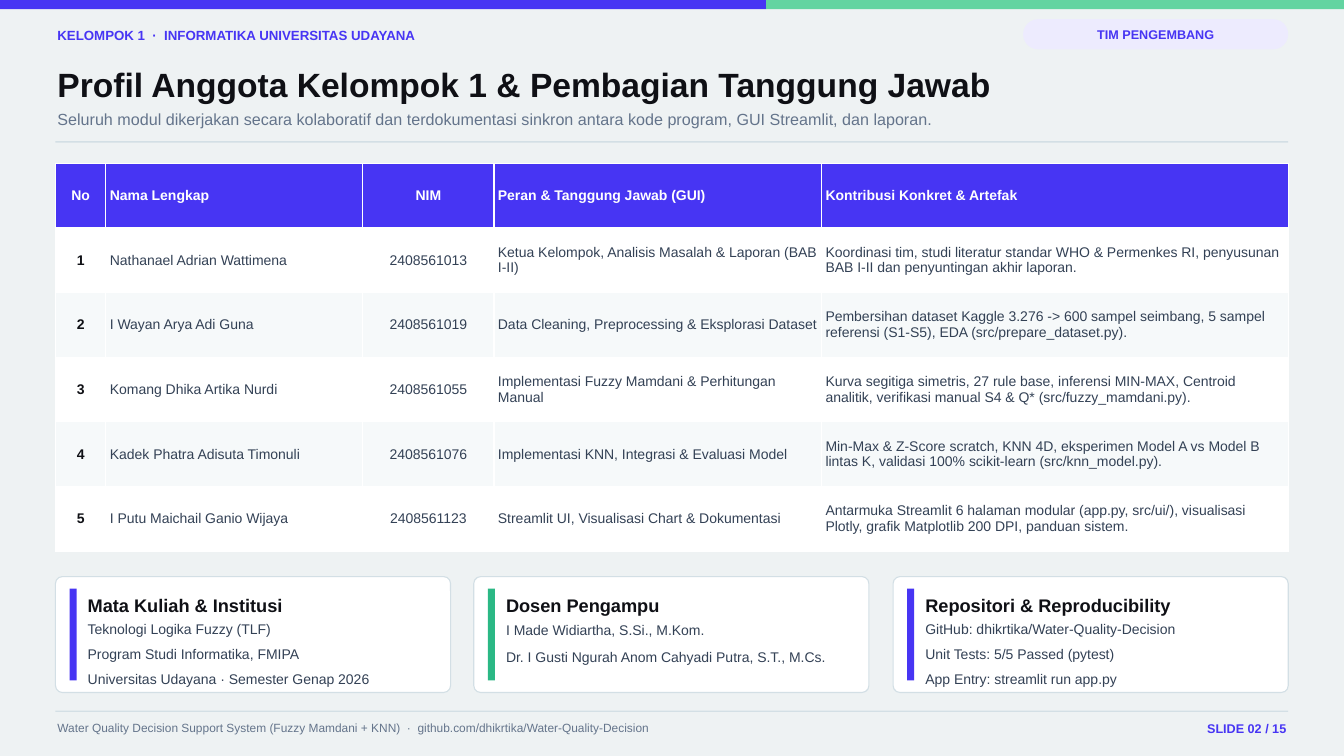
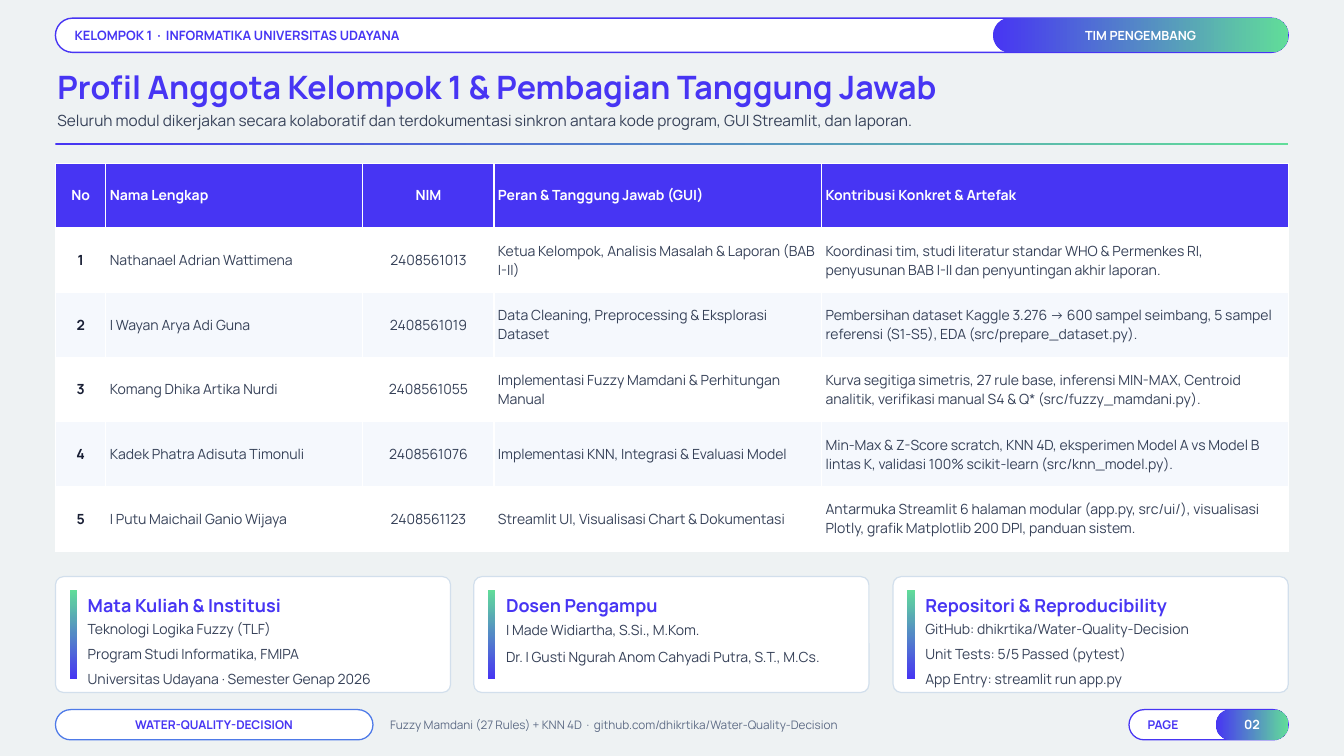
Before and after one commit to Niel-1/Water-Quality-Decision, a slide deck: slide 2 of docs/Presentasi_Final_Project_TLF_Kelompok_1.pptx. Drawn at 1344x756 pixels with LibreOffice and Linux fonts; fonts in the diff are those of the drawing; background and template pictures are left out. Boxes give left, top, right and bottom in pixels: in the first picture for what was removed or moved away, otherwise in the second. Text is boxed around its words. In the diff, an @@ line names an element or a change of style, - is before the commit and + after.

```diff
--- a/docs/Presentasi_Final_Project_TLF_Kelompok_1.pptx
+++ b/docs/Presentasi_Final_Project_TLF_Kelompok_1.pptx
@@ rectangle removed at bbox=[0, 0, 766, 9] @@
@@ rounded rectangle "KELOMPOK 1 · INFORMATIKA UNIVERSITAS ...": place and size @@
-rounded rectangle "KELOMPOK 1 · INFORMATIKA UNIVERSITAS ..." at bbox=[57, 30, 415, 40]
+rounded rectangle "KELOMPOK 1 · INFORMATIKA UNIVERSITAS ..." at bbox=[55, 18, 1289, 52]
@@ rounded rectangle "KELOMPOK 1 · INFORMATIKA UNIVERSITAS ..." at bbox=[55, 18, 1289, 52]: size 9.5 to 9.2 pt, font Arial to Manrope; line spacing 1.18 to 1; vertical alignment top to middle; fill none to #FFFFFF; outline none to #4735F3 1 pt @@
@@ rectangle removed at bbox=[766, 0, 1344, 9] @@
@@ rounded rectangle "TIM PENGEMBANG": place and size @@
-rounded rectangle "TIM PENGEMBANG" at bbox=[1023, 19, 1289, 49]
+rounded rectangle "TIM PENGEMBANG" at bbox=[993, 18, 1289, 52]
@@ rounded rectangle "TIM PENGEMBANG" at bbox=[993, 18, 1289, 52]: font Arial to Manrope, text colour #4735F3 to #FFFFFF; fill #EDEBFE to gradient #4735F3 to #61DD99 @@
@@ text "Profil Anggota Kelompok 1 & ..." at bbox=[57, 75, 936, 107]: size 24 to 23 pt, font Arial to Manrope, text colour #0F1015 to #4735F3 @@
@@ text "Seluruh modul dikerjakan secara kolaboratif ..." at bbox=[57, 114, 912, 130]: size 11.5 to 11 pt, font Arial to Manrope, text colour #64748B to #364158 @@
@@ rectangle at bbox=[55, 143, 1289, 145]: fill #D3DFE5 to gradient #4735F3 to #61DD99 @@
@@ table at bbox=[55, 163, 1289, 552] @@
@@ fill #F6F9FA to #F5F8FD in 10 cells @@
@@ font Arial to Manrope, text colour #334155 to #364158 @@
@@ text colour #0F1015 to #181E34 in "1", "2", "3", "4" and 1 more places @@
@@ rectangle at bbox=[70, 590, 77, 680]: fill #4735F3 to gradient #4735F3 to #61DD99 @@
@@ rectangle at bbox=[488, 590, 495, 680]: fill #2BB885 to gradient #4735F3 to #61DD99 @@
@@ outline #D3DFE5 0.8 pt to #D2DFEC 0.85 pt; proportions changed in 3 elements at bbox=[55, 577, 451, 693], bbox=[474, 577, 869, 693], bbox=[893, 577, 1289, 693] @@
@@ rectangle at bbox=[907, 590, 914, 680]: fill #4735F3 to gradient #4735F3 to #61DD99 @@
@@ size 13 to 12.8 pt, font Arial to Manrope, text colour #0F1015 to #4735F3 in 3 elements at bbox=[88, 599, 281, 613], bbox=[506, 599, 658, 617], bbox=[925, 599, 1167, 617] @@
@@ font Arial to Manrope, text colour #334155 to #364158 in 3 elements at bbox=[88, 622, 371, 688], bbox=[506, 624, 819, 666], bbox=[925, 623, 1189, 688] @@
@@ rectangle removed at bbox=[55, 711, 1289, 712] @@
@@ rounded rectangle added at bbox=[55, 710, 373, 740], fill #FFFFFF, outline #4E7AE8 0.9 pt, 8.6 pt, text #4735F3, bold @@
+WATER-QUALITY-DECISION
@@ text at bbox=[390, 719, 838, 732]: text changed; size 8.5 to 8.4 pt; font Arial to Manrope; text colour #64748B to #5E6C86 @@
-Water Quality Decision Support System (Fuzzy Mamdani + KNN) · github.com/dhikrtika/Water-Quality-Decision
+Fuzzy Mamdani (27 Rules) + KNN 4D · github.com/dhikrtika/Water-Quality-Decision
@@ rounded rectangle added at bbox=[1129, 710, 1289, 740], fill #FFFFFF, outline #4735F3 0.9 pt, 8.6 pt, text #4735F3, bold @@
+PAGE
@@ rounded rectangle "02": place and size @@
-rounded rectangle "02" at bbox=[1207, 724, 1286, 733]
+rounded rectangle "02" at bbox=[1216, 710, 1289, 740]
@@ rounded rectangle "02" at bbox=[1216, 710, 1289, 740]: vertical alignment top to middle; fill none to gradient #4735F3 to #61DD99 @@
@@ text in rounded rectangle at bbox=[1244, 720, 1260, 729]: text changed; font Arial to Manrope; text colour #4735F3 to #FFFFFF @@
-SLIDE 02 / 15
+02
```
Also in this commit, not shown: 14 other slides changed, 2 other files.
